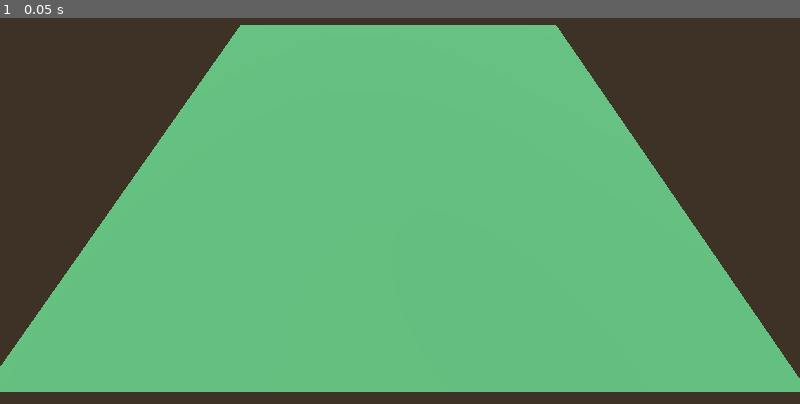
Above: before the commit, frame 1.
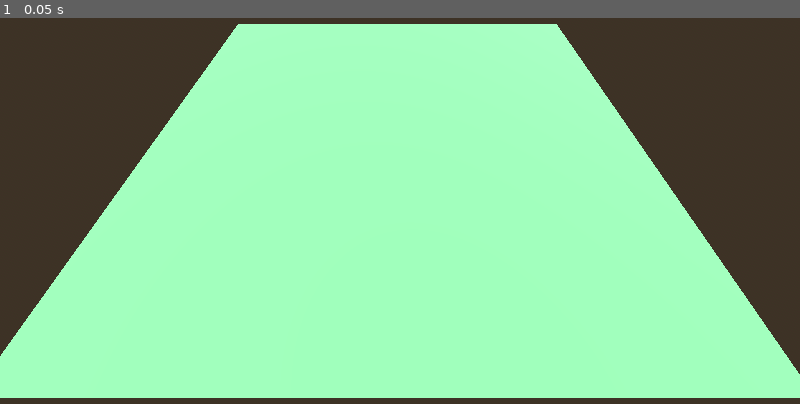
Above: after the commit, the same moment.

Repository: WhimFreak/Road-Trip-Game-Jam
Game: Godot game, scene res://Main Scenes/main.tscn
Same seed, same stepped clock (60 frames per second), same inputs: the game is played once before the commit and once after it.
Inputs:
- Up to frame 1 (0.05 s): no input

The runs differ from the first frame. In frame 1, 70% of the frame differs, in the area x 0-100%, y 1-99%.

Commit message:
Add files via upload

Diff:
--- a/Main Scenes/main.tscn
+++ b/Main Scenes/main.tscn
@@ -17,7 +17,10 @@
 
 [sub_resource type="PlaneMesh" id="PlaneMesh_siuov"]
 material = SubResource("StandardMaterial3D_kw1pc")
-size = Vector2(1500, 1500)
+size = Vector2(1000, 1000)
+
+[sub_resource type="ConcavePolygonShape3D" id="ConcavePolygonShape3D_e2wca"]
+data = PackedVector3Array(500, 0, 500, -500, 0, 500, 500, 0, -500, -500, 0, 500, -500, 0, -500, 500, 0, -500)
 
 [node name="Main" type="Node3D"]
 
@@ -26,7 +29,6 @@
 
 [node name="DirectionalLight3D" type="DirectionalLight3D" parent="."]
 transform = Transform3D(-0.612907, -0.428033, 0.664178, 0, 0.840567, 0.541708, -0.790155, 0.332017, -0.515189, 9.36743, 1188.55, 9.45215)
-light_energy = 0.2
 shadow_enabled = true
 directional_shadow_mode = 1
 
@@ -34,5 +36,10 @@
 transform = Transform3D(1, 0, 0, 0, 1, 0, 0, 0, 1, 2.58038, 0, 0.112671)
 mesh = SubResource("PlaneMesh_siuov")
 
+[node name="StaticBody3D" type="StaticBody3D" parent="Floor"]
+
+[node name="CollisionShape3D" type="CollisionShape3D" parent="Floor/StaticBody3D"]
+shape = SubResource("ConcavePolygonShape3D_e2wca")
+
 [node name="Camera3D" type="Camera3D" parent="."]
-transform = Transform3D(1, 0, 0, 0, 0.573576, 0.819152, 0, -0.819152, 0.573576, 10.4433, 618.266, 794.549)
+transform = Transform3D(1, 0, 0, 0, 0.573576, 0.819152, 0, -0.819152, 0.573576, 10.8336, 406.657, 523.991)
Not shown: 1 places in Main Scenes/main.tscn that only renumber resources
